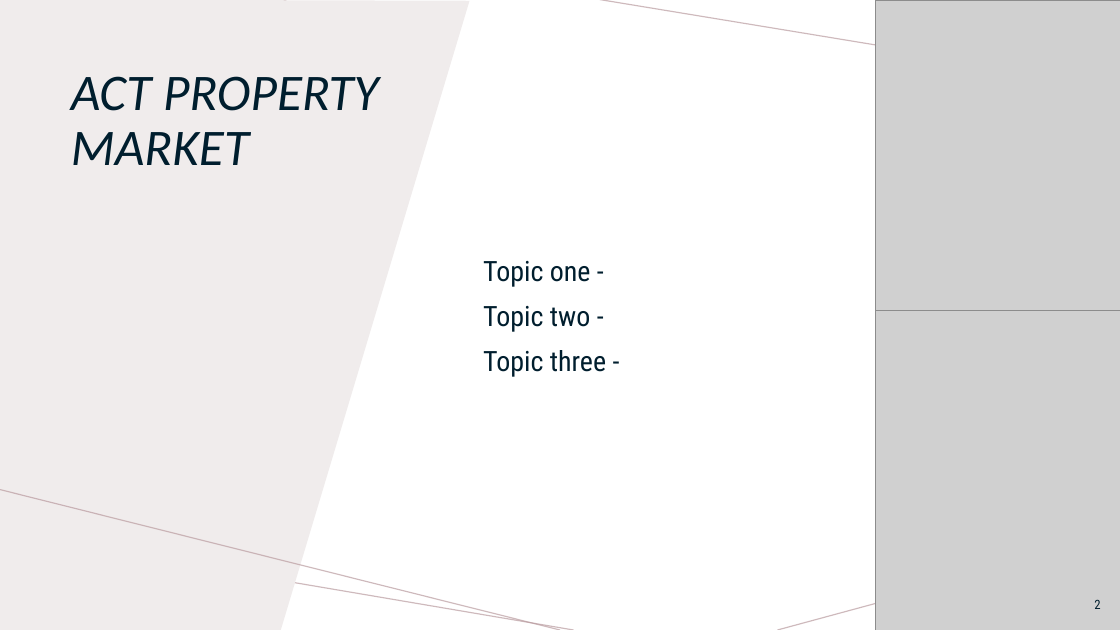
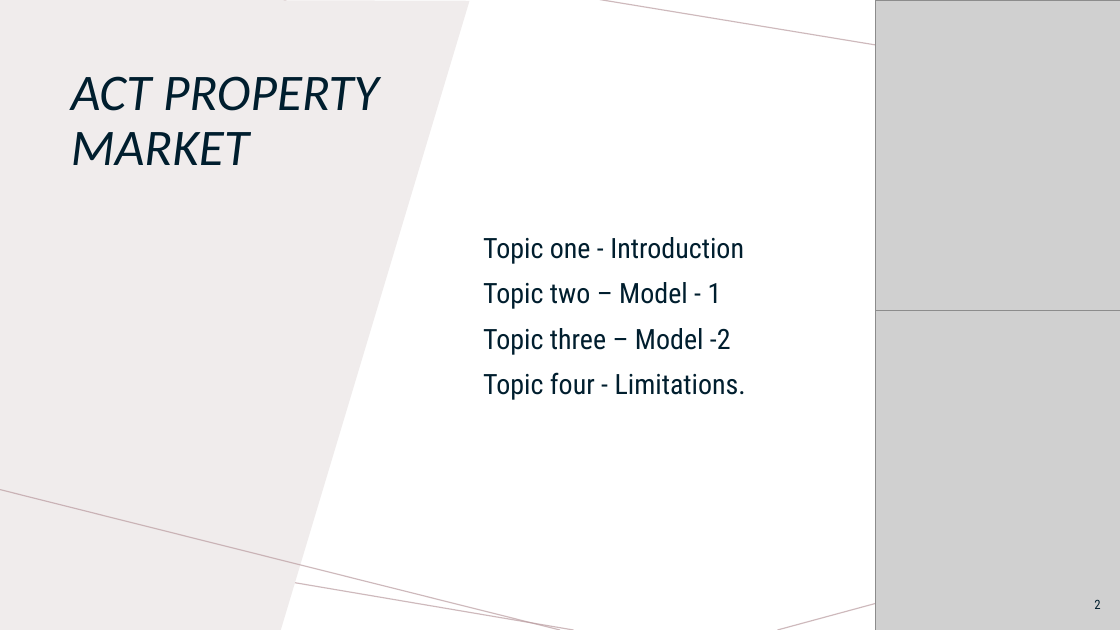
Before and after one commit to Anguyensfg/project-4, a slide deck: slide 2 of Project 4.pptx. Drawn at 1120x630 pixels with LibreOffice and Linux fonts; fonts in the diff are those of the drawing; grey boxes stand for pictures. Boxes give left, top, right and bottom in pixels: in the first picture for what was removed or moved away, otherwise in the second. Text is boxed around its words. In the diff, an @@ line names an element or a change of style, - is before the commit and + after.

```diff
--- a/Project 4.pptx
+++ b/Project 4.pptx
@@ text at <box>483,237,746,400</box>: text changed @@
-Topic one -
-Topic two -
-Topic three -
+Topic one - Introduction
+Topic two – Model - 1
+Topic three – Model -2
+Topic four - Limitations.
```
Also in this commit, not shown: 3 other slides changed, 3 slides added.
